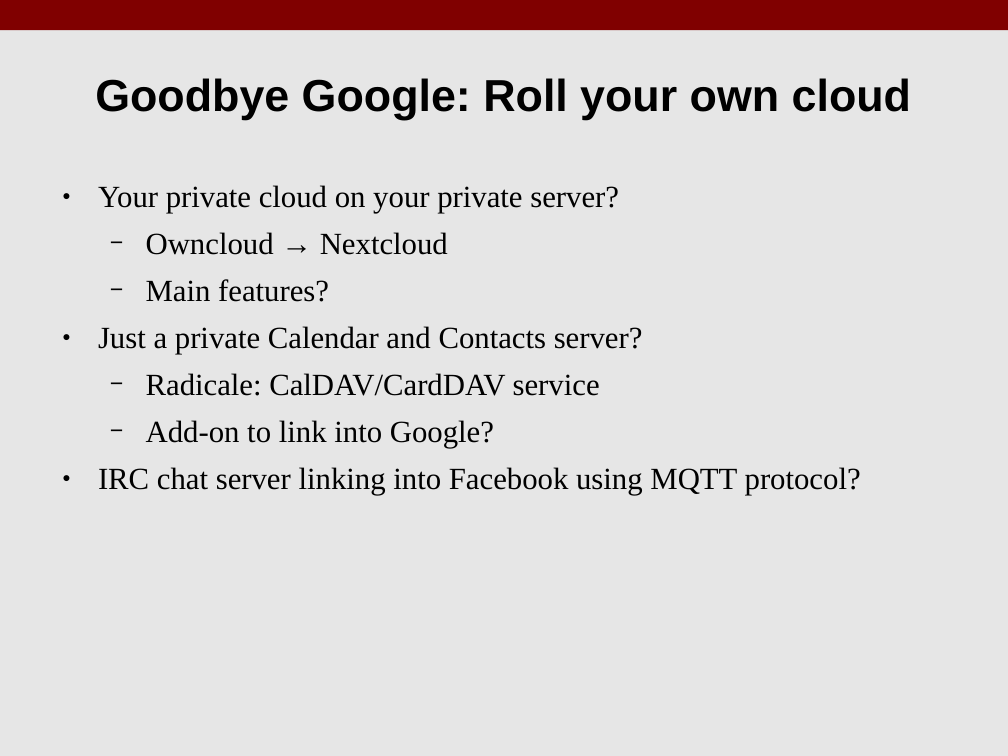
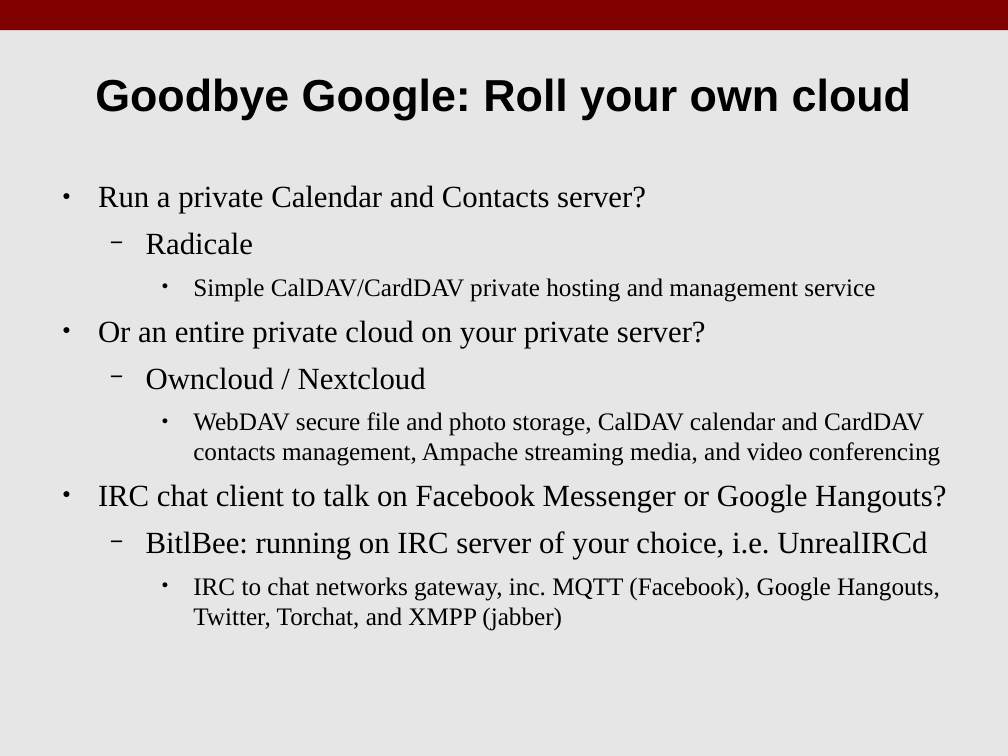
Before and after one commit to benroose/presentations, a slide deck: slide 22 of android_talk/KLF17_Android_Open_Source.odp. Drawn at 1008x756 pixels with LibreOffice and Linux fonts; fonts in the diff are those of the drawing. Boxes give left, top, right and bottom in pixels: in the first picture for what was removed or moved away, otherwise in the second. Text is boxed around its words. In the diff, an @@ line names an element or a change of style, - is before the commit and + after.

```diff
--- a/android_talk/KLF17_Android_Open_Source.odp
+++ b/android_talk/KLF17_Android_Open_Source.odp
@@ text at (98,185,947,631): text changed; size 22 to 18 pt @@
-● Your private cloud on your private server?
-  − Owncloud → Nextcloud
-  − Main features?
-● Just a private Calendar and Contacts server?
-  − Radicale: CalDAV/CardDAV service
-  − Add-on to link into Google?
-● IRC chat server linking into Facebook using MQTT protocol?
+● Run a private Calendar and Contacts server?
+  − Radicale
+    ● Simple CalDAV/CardDAV private hosting and management service
+● Or an entire private cloud on your private server?
+  − Owncloud / Nextcloud
+    ● WebDAV secure file and photo storage, CalDAV calendar and CardDAV contacts management, Ampache streaming media, and video conferencing
+● IRC chat client to talk on Facebook Messenger or Google Hangouts?
+  − BitlBee: running on IRC server of your choice, i.e. UnrealIRCd
+    ● IRC to chat networks gateway, inc. MQTT (Facebook), Google Hangouts, Twitter, Torchat, and XMPP (jabber)
```
Also in this commit, not shown: 4 other slides changed.
